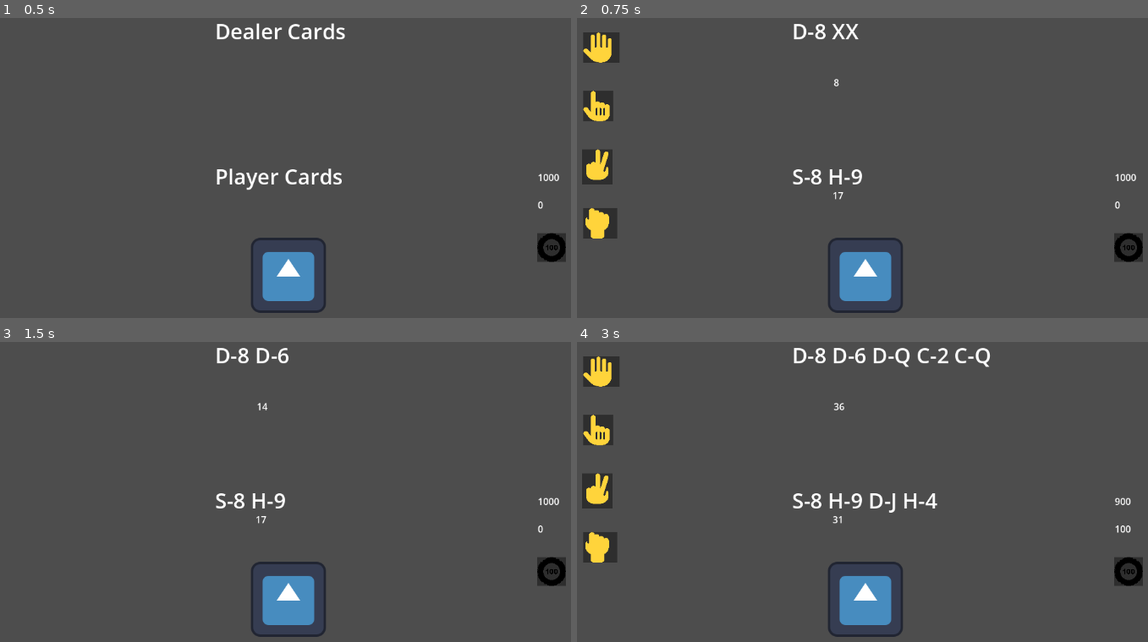
Above: before the commit, frames 1-4 (two rows, left to right).
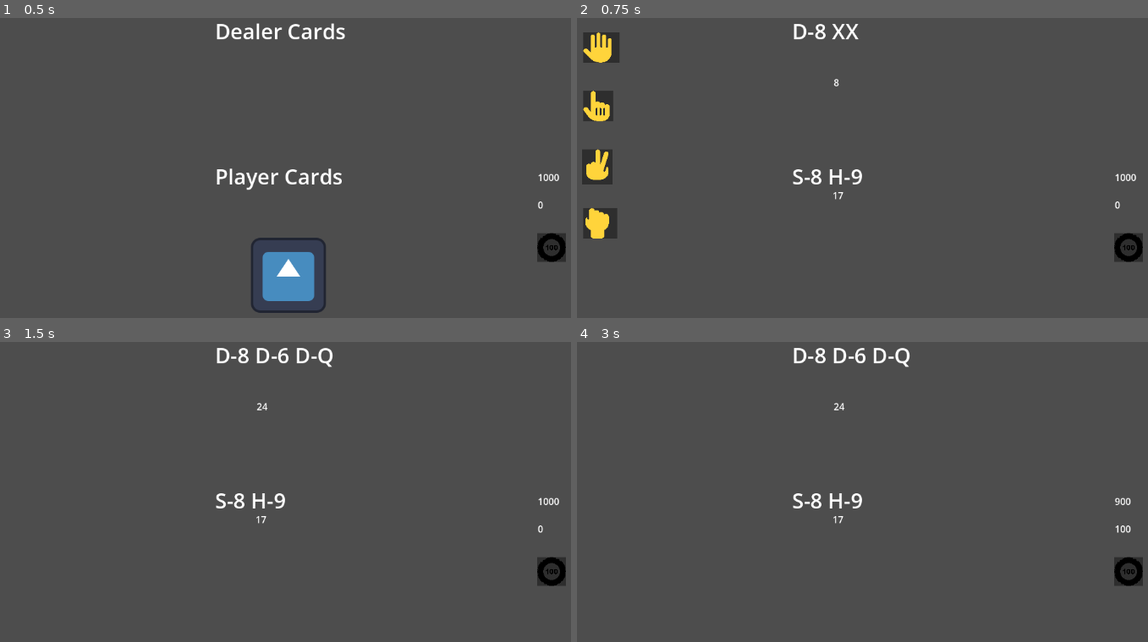
Above: after the commit, the same moments.

Repository: dooyoon/blackjack21-godot
Game: Godot game, scene res://main.tscn
Two runs of this game, one before a commit and one after it. Both use one fixed random seed, a clock stepped at 60 frames per second and the inputs below. The engine's default icon, where the game draws it, is replaced by a stand-in: a white triangle on a blue panel in a dark square.
Inputs (mouse positions are in pixels of both pictures, inside the frame that each line leads up to):
- Up to frame 1 (0.5 s): no input
- Up to frame 2 (0.75 s): click (868, 276) at 0.5 s
- Up to frame 3 (1.5 s): click (22, 372) at 1.25 s
- Up to frame 4 (3 s): click (1130, 573) at 2 s; click (868, 600) at 2.77 s

Frame 1 is identical in both runs. In frame 2, 1.9% of the frame differs, in the area x 44-58%, y 73-99%; in frame 3, 2.1%; in frame 4, 4.8%, in the area x 0-73%, y 1-99%.

Commit message:
Add pause before next game

Diff:
--- a/main.gd
+++ b/main.gd
@@ -1,4 +1,5 @@
 extends Node
+
 var numberOfDecks = 2
 var deck = []
 var dealer = player.new()
@@ -25,22 +26,33 @@
 	$placeBet.pressed.connect(_placeBet_button_pressed)
 	$chip100.pressed.connect(_chip100_button_pressed)
 
+	$Timer.timeout.connect(resetTable)
+
 
 func resetTable():
 	showButtons(false)
 
 	dealerPlay=false
 	$dealerCards.text = ''
+	$playerCards.text = ''
+
+	dealer.hands=[]
+	dealer.score=0
 	dealer.hasAce=false
 	dealer.blackjack=false
 	dealer.busted=false
-	$totalDealer.visible = false
-
+
+	player1.hands=[]
+	player1.score=0
 	player1.bet = 0
 	player1.busted =false
-	$playerCards.text = ''
 	player1.blackjack=false
+
+	$totalDealer.visible = false
 	$totalPlayer.visible = false
+	$placeBet.visible = true
+
+	$Timer.stop()
 
 func dealInitialCards():
 	dealCard('dealer')
@@ -114,11 +126,9 @@
 	$totalDealer.visible = true
 	$totalPlayer.visible = true
 
-
 func updateMoney():
 	$Balance.text = str(player1.balance)
 	$Bet.text = str(player1.bet)
-	pass
 
 func showButtons(show):
 	if show:
@@ -140,11 +150,11 @@
 	showCards('dealer')
 	while (dealer.score < 17):
 		dealCard('dealer')
-
+		showCards('dealer')
 	if dealer.score > 21: dealer.busted =true
-	#Check score
 	checkScore()
 	print('End of Dealer')
+	$Timer.start()
 
 func checkScore():
 	if !player1.busted:
@@ -156,19 +166,20 @@
 		elif dealer.score == player1.score:
 			print('DRAW')
 
+	$Balance.text = str(player1.balance)
+	$Bet.text = str(player1.bet)
+
 func _placeBet_button_pressed():
 	dealInitialCards()
 	showCards('player1')
 	showCards('dealer')
 	showButtons(true)
-
-	pass
+	$placeBet.visible = false
 
 func _chip100_button_pressed():
 	player1.bet += 100
 	player1.balance -= 100
 	updateMoney()
-	pass
 
 func _stand_button_pressed():
 	print("Stand")
@@ -183,7 +194,6 @@
 		player1.busted = true
 		showButtons(false)
 		dealersTurn()
-	pass
 
 func _double_button_pressed():
 	if player1.balance >= player1.bet:
@@ -199,11 +209,9 @@
 
 func _split_button_pressed():
 	print("Split")
-	pass
 
 func _insurance_button_pressed():
 	print("Insurance")
-	pass
 
 class card:
 	var suit
--- a/main.tscn
+++ b/main.tscn
@@ -163,3 +163,6 @@
 offset_right = 565.0
 offset_bottom = 440.0
 text = "0"
+
+[node name="Timer" type="Timer" parent="."]
+wait_time = 3.0
